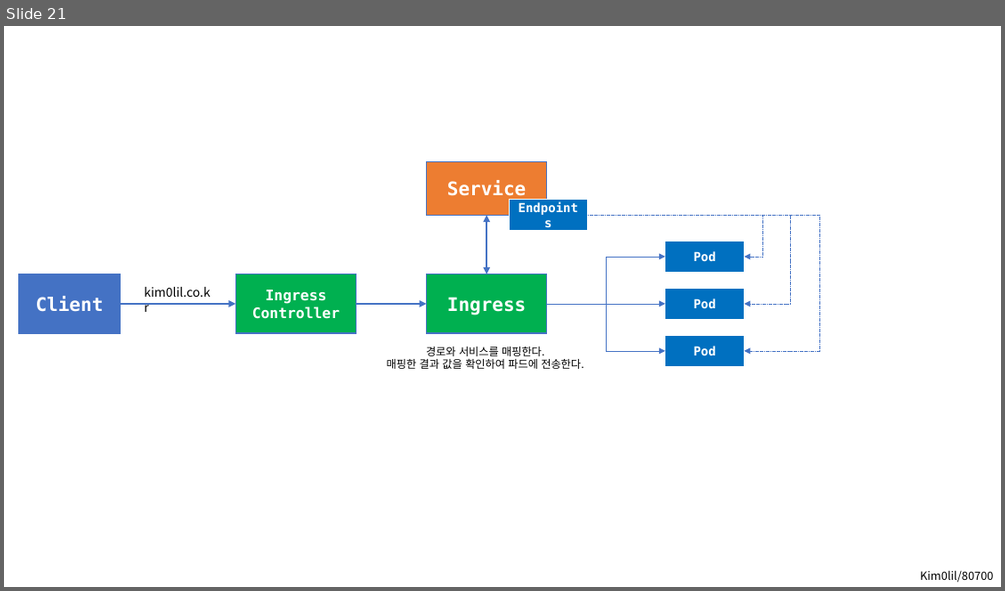
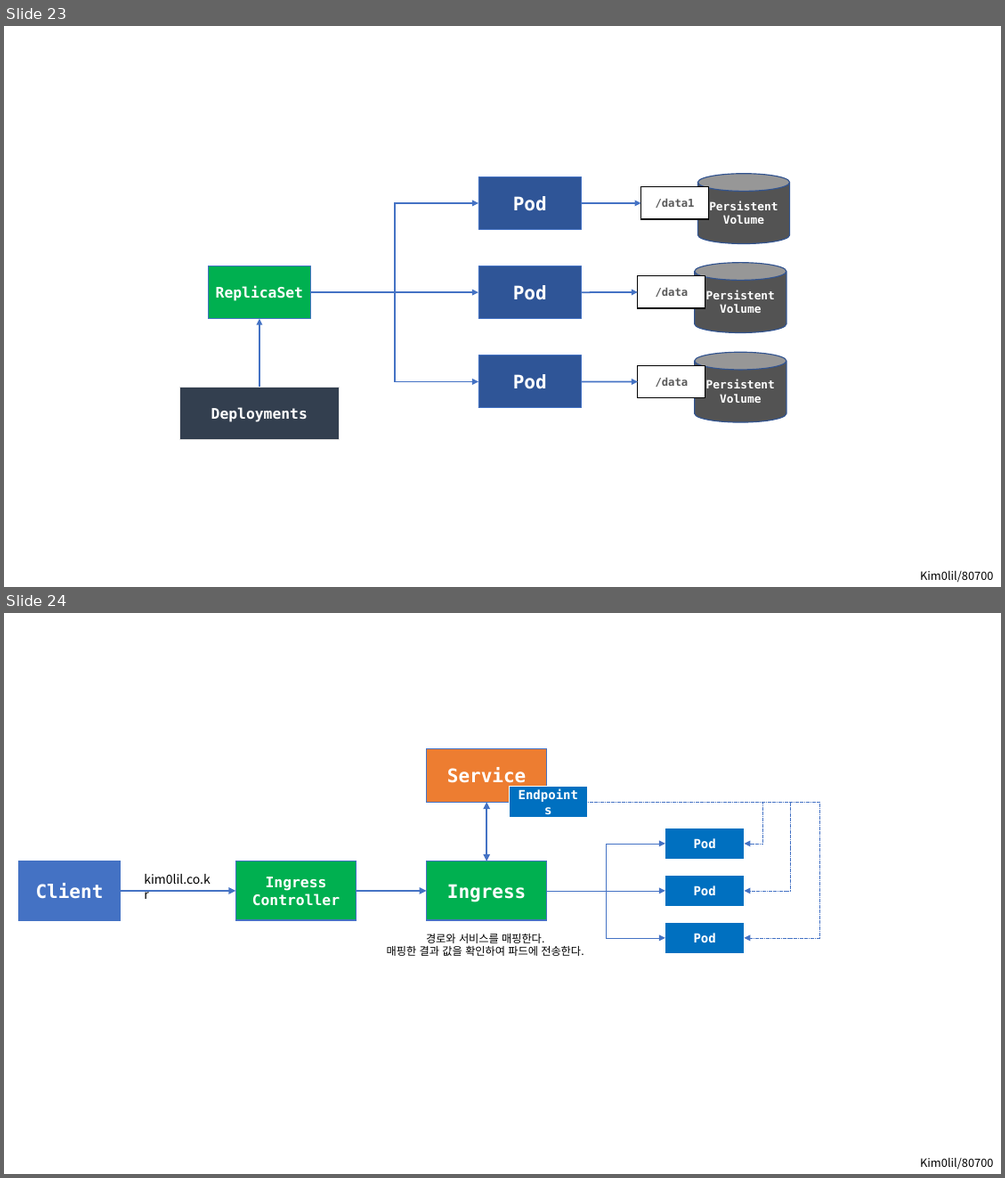
Before and after one commit to kim0lil/80700, a slide deck: assets/images.pptx. Shown one above the other, each under a label of ours: slide 21 before the commit, slides 23 and 24 after it. The pictures are 1005x591 and 1005x1178 pixels, drawn with LibreOffice and Linux fonts; fonts in the diff are those of the drawing. Boxes give left, top, right and bottom in pixels: in the first picture for what was removed or moved away, otherwise in the second. Text is boxed around its words. In the diff, an @@ line names an element or a change of style, - is before the commit and + after.

```diff
--- a/assets/images.pptx
+++ b/assets/images.pptx
@@ slide 23 added at bbox=[4, 26, 1001, 587], background #FFFFFF @@
@@ group added at bbox=[179, 174, 790, 439]: 8 rectangles, 5 arrows, 3 cylinders, 2 elbow arrows @@
+Pod
+Pod
+Pod
+ReplicaSet
+Deployments
+Persistent
+Volume
+/data1
+Persistent
+Volume
+/data
+Persistent
+Volume
+/data
@@ text added at bbox=[920, 570, 993, 582], 11 pt, text #000000 @@
+Kim0lil/80700
@@ what was slide 21 is now slide 24 @@
```
Also in this commit, not shown: 7 other slides added, 12 other files.
